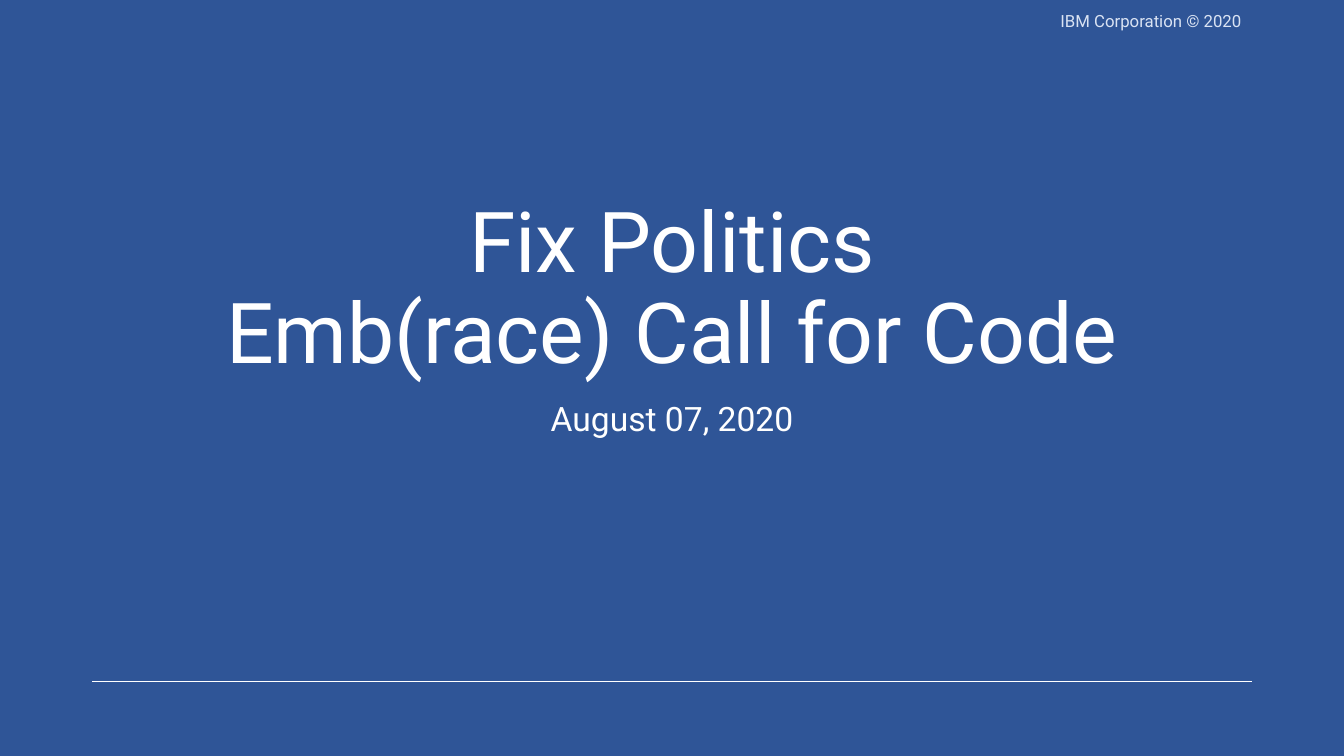
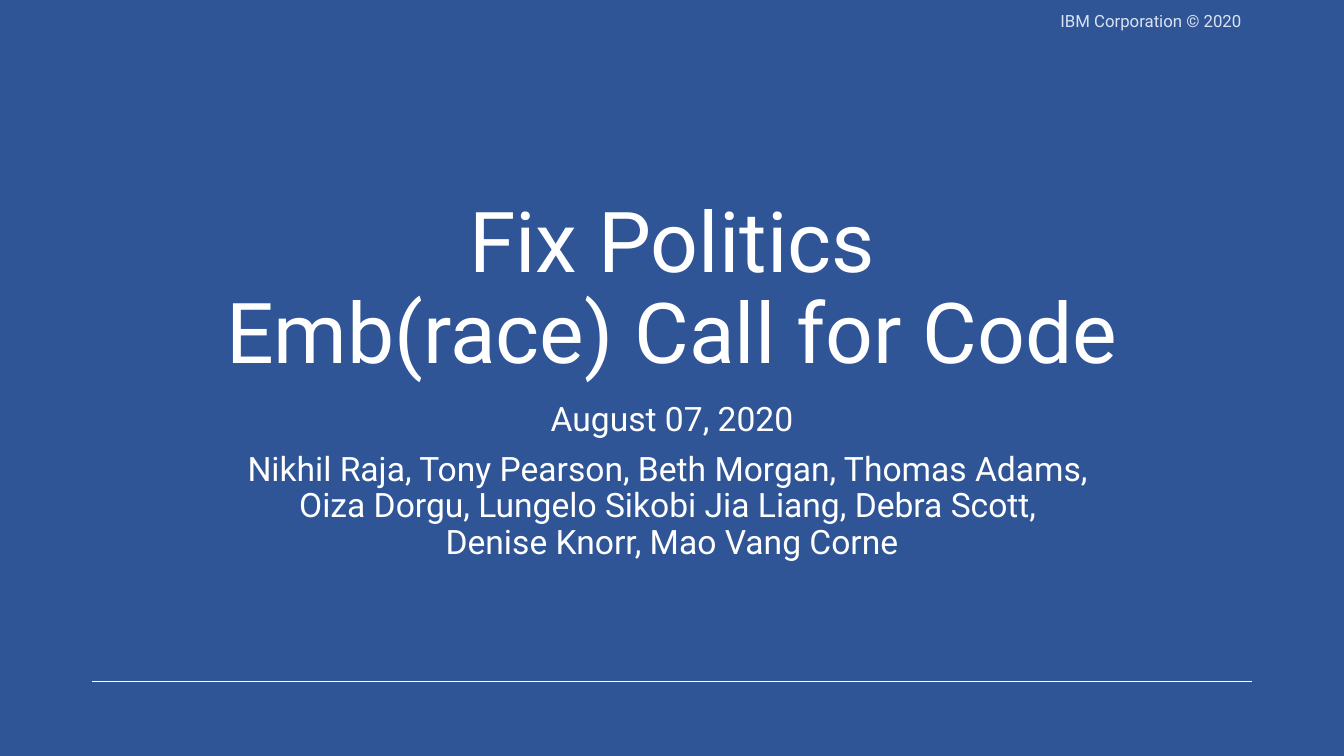
Before and after one commit to Call-for-Code-for-Racial-Justice/Legit-Info, a slide deck: slide 1 of docs/Fix-Politics-Aug06.pptx. Drawn at 1344x756 pixels with LibreOffice and Linux fonts; fonts in the diff are those of the drawing. Boxes give left, top, right and bottom in pixels: in the first picture for what was removed or moved away, otherwise in the second. Text is boxed around its words. In the diff, an @@ line names an element or a change of style, - is before the commit and + after.

Commit message:
updates to chart decks

```diff
--- a/docs/Fix-Politics-Aug06.pptx
+++ b/docs/Fix-Politics-Aug06.pptx
@@ subtitle at [248,455,1087,561]: paragraph added @@
+Nikhil Raja, Tony Pearson, Beth Morgan, Thomas Adams,
+Oiza Dorgu, Lungelo Sikobi Jia Liang, Debra Scott,
+Denise Knorr, Mao Vang Corne
```
Also in this commit, not shown: 2 other files.
